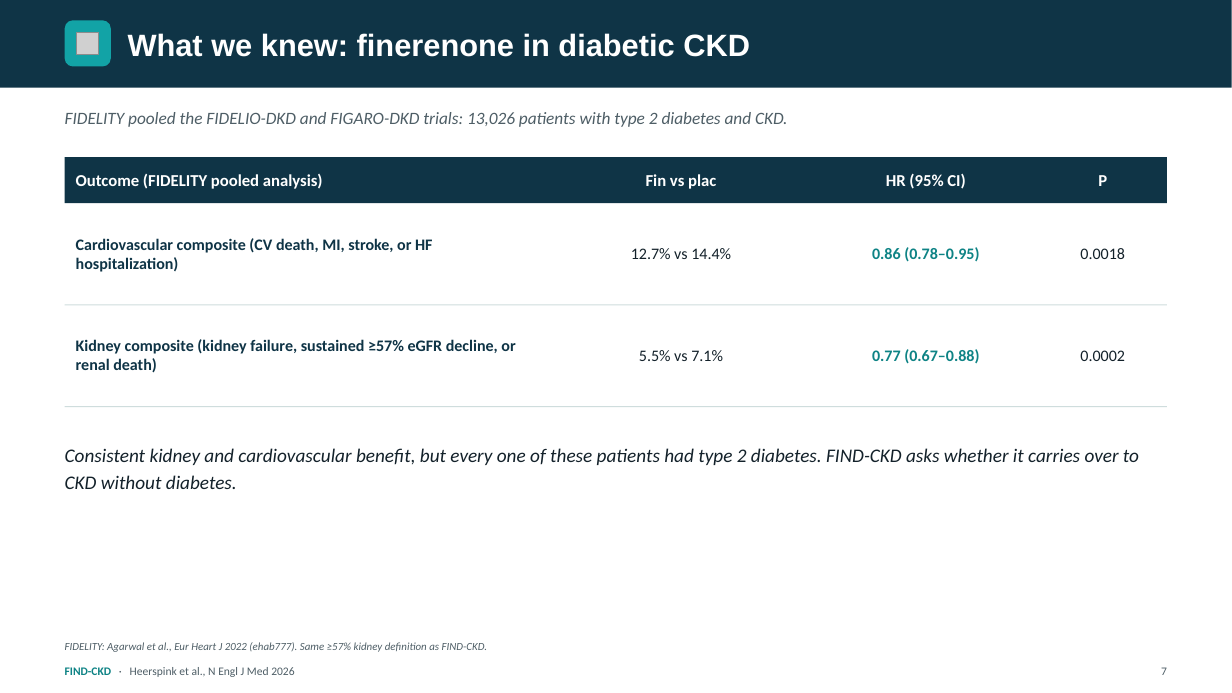
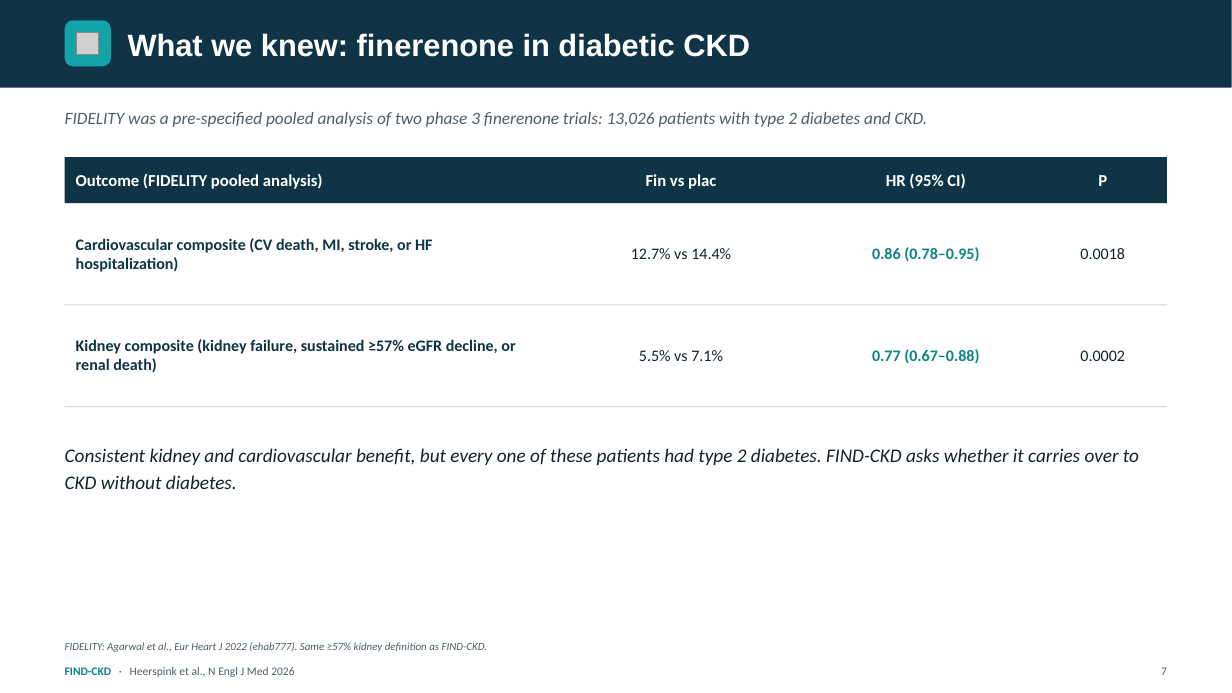
Before and after one commit to azbargarawan-sudo/clickwriting-landing, a slide deck: slide 7 of FIND-CKD.pptx. Drawn at 1232x693 pixels with LibreOffice and Linux fonts; fonts in the diff are those of the drawing; grey boxes stand for pictures. Boxes give left, top, right and bottom in pixels: in the first picture for what was removed or moved away, otherwise in the second. Text is boxed around its words. In the diff, an @@ line names an element or a change of style, - is before the commit and + after.

```diff
--- a/FIND-CKD.pptx
+++ b/FIND-CKD.pptx
@@ text at [65,112,927,127]: text changed @@
-FIDELITY pooled the FIDELIO-DKD and FIGARO-DKD trials: 13,026 patients with type 2 diabetes and CKD.
+FIDELITY was a pre-specified pooled analysis of two phase 3 finerenone trials: 13,026 patients with type 2 diabetes and CKD.
```
Also in this commit, not shown: 3 other slides changed.
